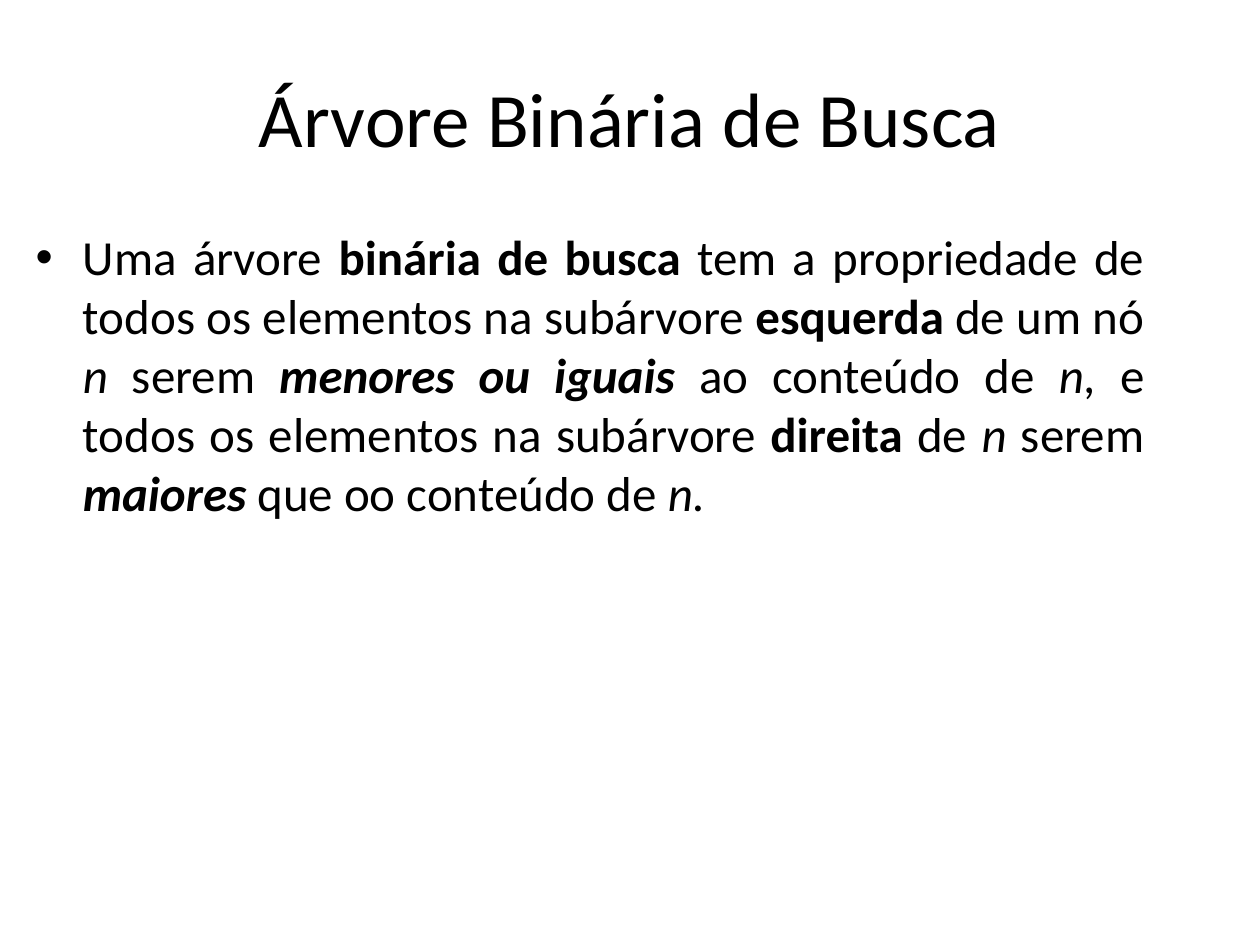
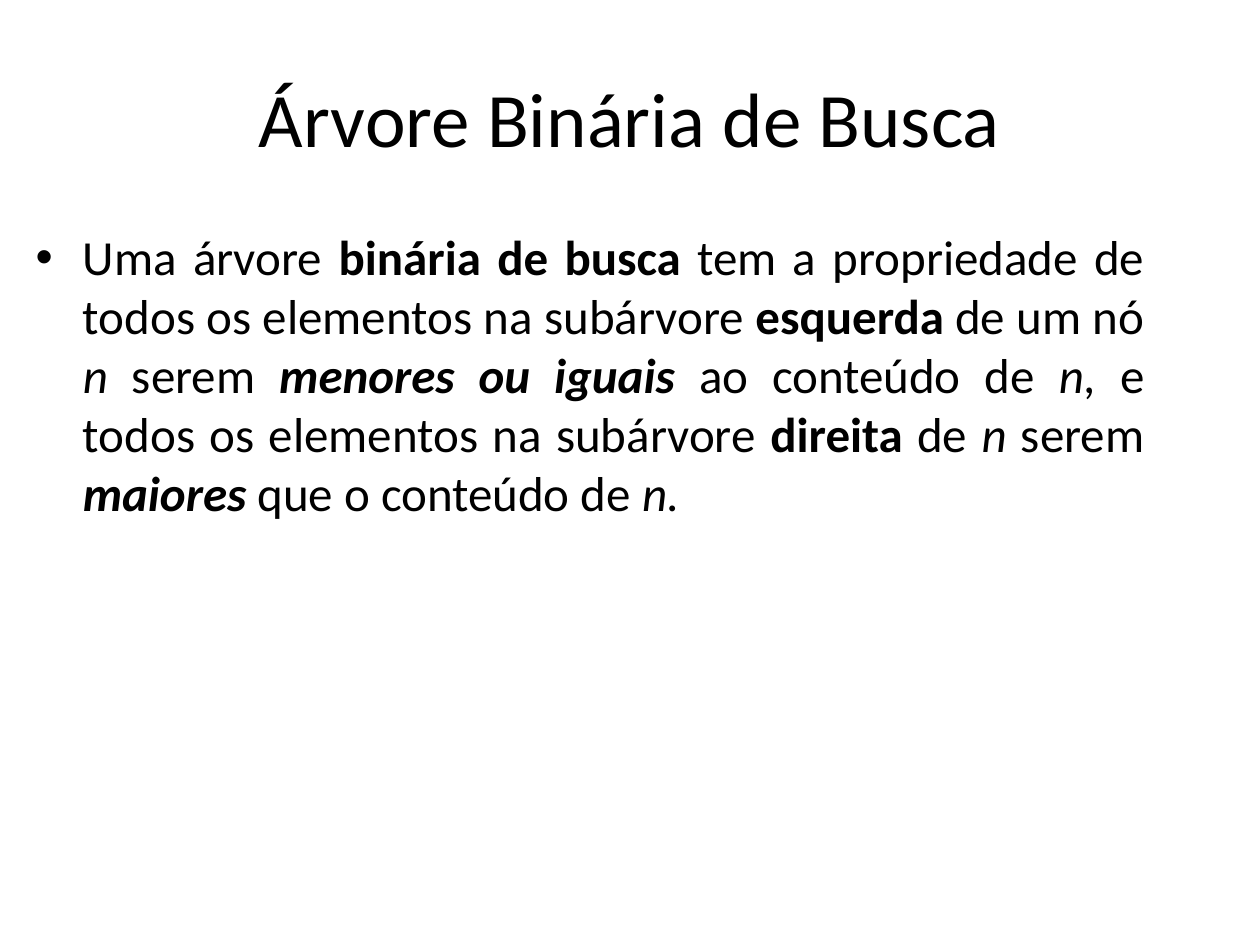
Before and after one commit to EvandroFerraz/CIC203-IMT-2026-1, a slide deck: slide 12 of t1-sub1-lab/semana10 - arvore binaria de busca - conceito, insercao e percorrer/arvores binarias de busca.pptx. Drawn at 1260x945 pixels with LibreOffice and Linux fonts; fonts in the diff are those of the drawing. Boxes give left, top, right and bottom in pixels: in the first picture for what was removed or moved away, otherwise in the second. Text is boxed around its words. In the diff, an @@ line names an element or a change of style, - is before the commit and + after.

Commit message:
22-04: implementamos inserção na árvore binária de busca

```diff
--- a/t1-sub1-lab/semana10 - arvore binaria de busca - conceito, insercao e percorrer/arvores binarias de busca.pptx
+++ b/t1-sub1-lab/semana10 - arvore binaria de busca - conceito, insercao e percorrer/arvores binarias de busca.pptx
@@ text at box(83, 240, 1145, 519): text changed @@
-• Uma árvore binária de busca tem a propriedade de todos os elementos na subárvore esquerda de um nó n serem menores ou iguais ao conteúdo de n, e todos os elementos na subárvore direita de n serem maiores que oo conteúdo de n.
+• Uma árvore binária de busca tem a propriedade de todos os elementos na subárvore esquerda de um nó n serem menores ou iguais ao conteúdo de n, e todos os elementos na subárvore direita de n serem maiores que o conteúdo de n.
```
Also in this commit, not shown: 2 other files.
